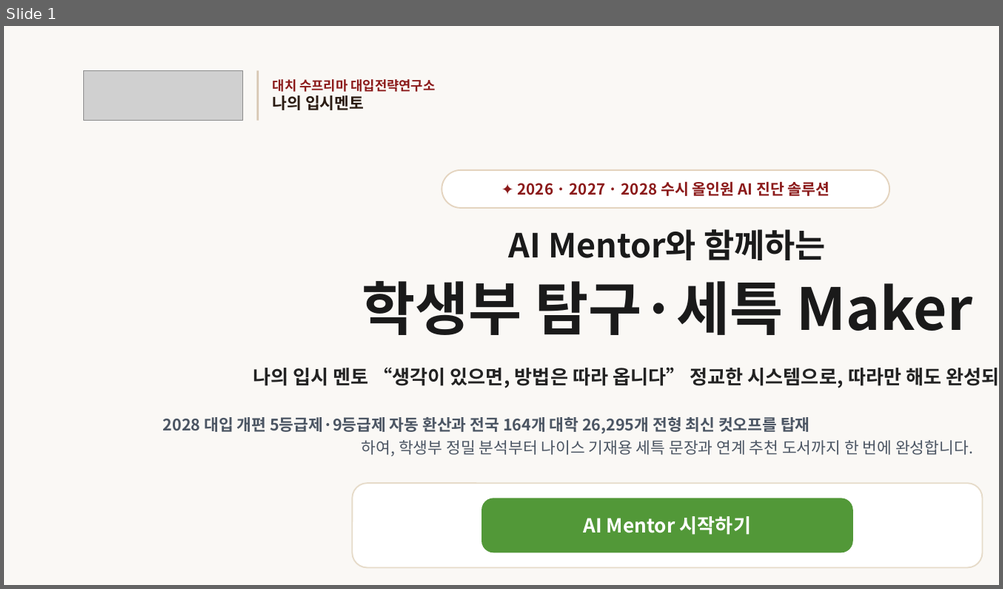
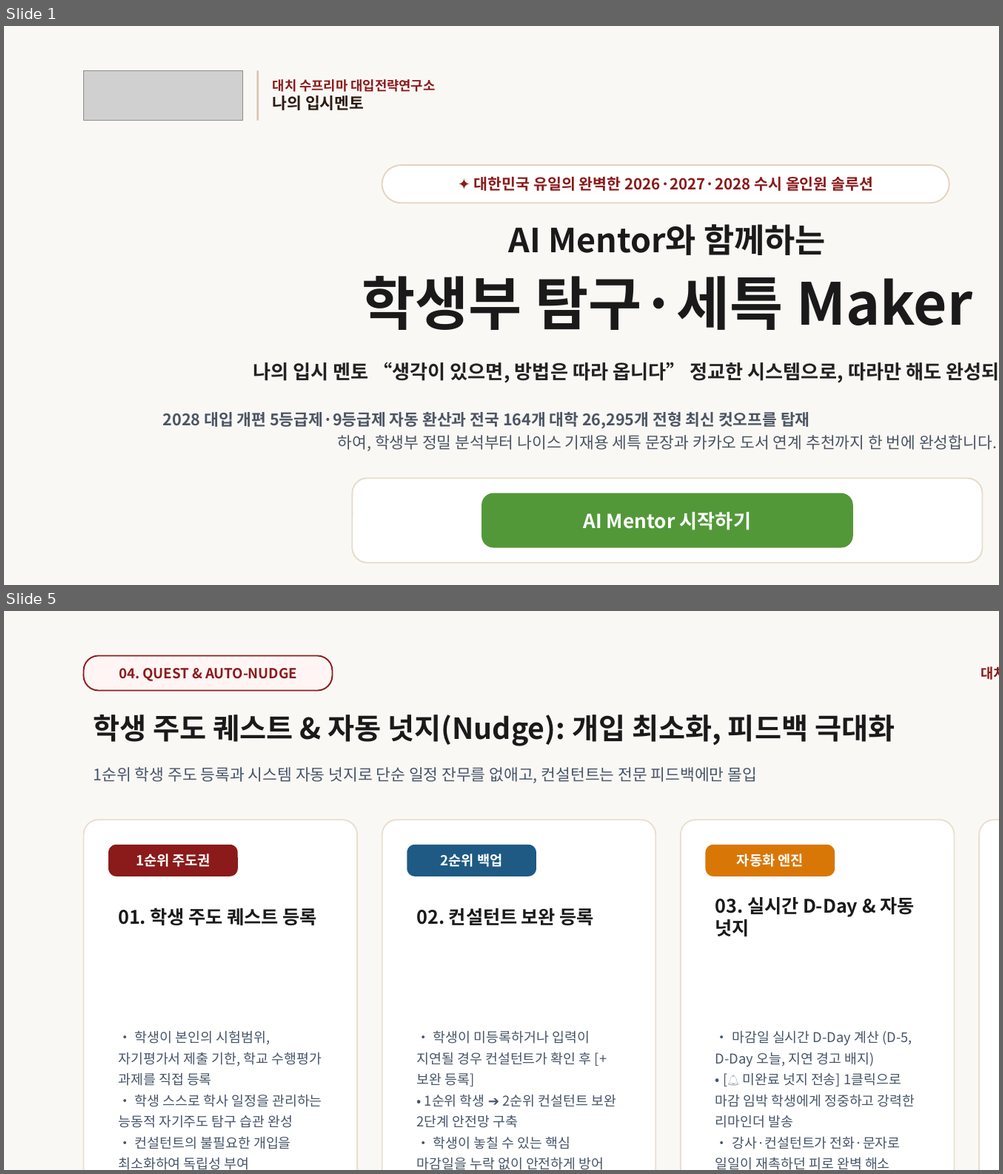
Before and after one commit to ipsicreator/suprema-lab, a slide deck: docs/대치수프리마_나의입시멘토_컨설턴트앱_B2B_제안서.pptx. Shown one above the other, each under a label of ours: slide 1 before the commit, slides 1 and 5 after it; the slides between them are not shown. The pictures are 1003x589 and 1003x1174 pixels, drawn with LibreOffice and Linux fonts; fonts in the diff are those of the drawing; grey boxes stand for pictures. Boxes give left, top, right and bottom in pixels: in the first picture for what was removed or moved away, otherwise in the second. Text is boxed around its words. In the diff, an @@ line names an element or a change of style, - is before the commit and + after.

```diff
--- a/docs/대치수프리마_나의입시멘토_컨설턴트앱_B2B_제안서.pptx
+++ b/docs/대치수프리마_나의입시멘토_컨설턴트앱_B2B_제안서.pptx
@@ slide 5 added at box(4, 611, 999, 1170), background #FAF8F5 @@
@@ rounded rectangle added at box(84, 655, 333, 691), fill #FFF5F5, outline #8B1A1A 1 pt @@
@@ text added at box(119, 668, 297, 681), 10 pt, text #8B1A1A, bold @@
+04. QUEST & AUTO-NUDGE
@@ text added at box(980, 667, 999, 680), 10 pt, text #8B1A1A, bold @@
+대치수프리마 대입전략연구소 | 나의 입시멘토
@@ text added at box(94, 715, 894, 746), 21 pt, text #1A1A1A, bold @@
+학생 주도 퀘스트 & 자동 넛지(Nudge): 개입 최소화, 피드백 극대화
@@ text added at box(94, 767, 757, 783), 11.5 pt, text #475569 @@
+1순위 학생 주도 등록과 시스템 자동 넛지로 단순 일정 잔무를 없애고, 컨설턴트는 전문 피드백에만 몰입
@@ rounded rectangle added at box(84, 820, 357, 1170), fill #FFFFFF, outline #EADFCE 1 pt @@
@@ rounded rectangle added at box(382, 820, 655, 1170), fill #FFFFFF, outline #EADFCE 1 pt @@
@@ rounded rectangle added at box(680, 820, 954, 1170), fill #FFFFFF, outline #EADFCE 1 pt @@
@@ rounded rectangle added at box(979, 820, 999, 1170), fill #FFFFFF, outline #EADFCE 1 pt @@
@@ rounded rectangle added at box(108, 845, 238, 877), fill #8B1A1A @@
@@ text added at box(136, 854, 210, 867), 10 pt, text #FFFFFF, bold @@
+1순위 주도권
@@ rounded rectangle added at box(407, 845, 536, 877), fill #1E5A84 @@
@@ text added at box(441, 854, 502, 867), 10 pt, text #FFFFFF, bold @@
+2순위 백업
@@ rounded rectangle added at box(706, 845, 834, 877), fill #D97706 @@
@@ text added at box(737, 854, 803, 867), 10 pt, text #FFFFFF, bold @@
+자동화 엔진
@@ text added at box(715, 897, 913, 937), 13.5 pt, text #1A1A1A, bold @@
+03. 실시간 D-Day & 자동 넛지
@@ text added at box(118, 908, 316, 926), 13.5 pt, text #1A1A1A, bold @@
+01. 학생 주도 퀘스트 등록
@@ text added at box(417, 908, 594, 926), 13.5 pt, text #1A1A1A, bold @@
+02. 컨설턴트 보완 등록
@@ text added at box(118, 1031, 322, 1170), 9.8 pt, text #475569 @@
+• 학생이 본인의 시험범위, 자기평가서 제출 기한, 학교 수행평가 과제를 직접 등록
+• 학생 스스로 학사 일정을 관리하는 능동적 자기주도 탐구 습관 완성
+• 컨설턴트의 불필요한 개입을 최소화하여 독립성 부여
@@ text added at box(417, 1031, 616, 1170), 9.8 pt, text #475569 @@
+• 학생이 미등록하거나 입력이 지연될 경우 컨설턴트가 확인 후 [+ 보완 등록]
+• 1순위 학생 ➔ 2순위 컨설턴트 보완 2단계 안전망 구축
+• 학생이 놓칠 수 있는 핵심 마감일을 누락 없이 안전하게 방어
@@ text added at box(715, 1031, 915, 1170), 9.8 pt, text #475569 @@
+• 마감일 실시간 D-Day 계산 (D-5, D-Day 오늘, 지연 경고 배지)
+• [🔔 미완료 넛지 전송] 1클릭으로 마감 임박 학생에게 정중하고 강력한 리마인더 발송
+• 강사·컨설턴트가 전화·문자로 일일이 재촉하던 피로 완벽 해소
@@ slide 1 changed as well @@
@@ rounded rectangle: place and size @@
-rounded rectangle at box(441, 170, 889, 208)
+rounded rectangle at box(382, 165, 949, 203)
@@ text at box(474, 176, 874, 191): text changed @@
-✦ 2026 · 2027 · 2028 수시 올인원 AI 진단 솔루션
+✦ 대한민국 유일의 완벽한 2026·2027·2028 수시 올인원 솔루션
@@ text at box(163, 412, 996, 452): text changed @@
-2028 대입 개편 5등급제·9등급제 자동 환산과 전국 164개 대학 26,295개 전형 최신 컷오프를 탑재
-하여, 학생부 정밀 분석부터 나이스 기재용 세특 문장과 연계 추천 도서까지 한 번에 완성합니다.
+2028 대입 개편 5등급제·9등급제 자동 환산과 전국 164개 대학 26,295개 전형 최신 컷오프를 탑재
+하여, 학생부 정밀 분석부터 나이스 기재용 세특 문장과 카카오 도서 연계 추천까지 한 번에 완성합니다.
@@ 4 texts, 2 rounded rectangles: place and size @@
-4 texts, 2 rounded rectangles at box(253, 230, 999, 568)
+4 texts, 2 rounded rectangles at box(253, 224, 999, 563)
```
Also in this commit, not shown: 7 other slides changed, 2 other slides added, 9 other files.
